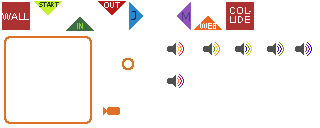
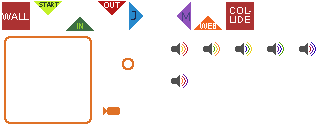
Layered file, before and after one edit (320 × 128). Changes by layer:
pixels changed over [167, 42, 316, 88] (layer not identified)
